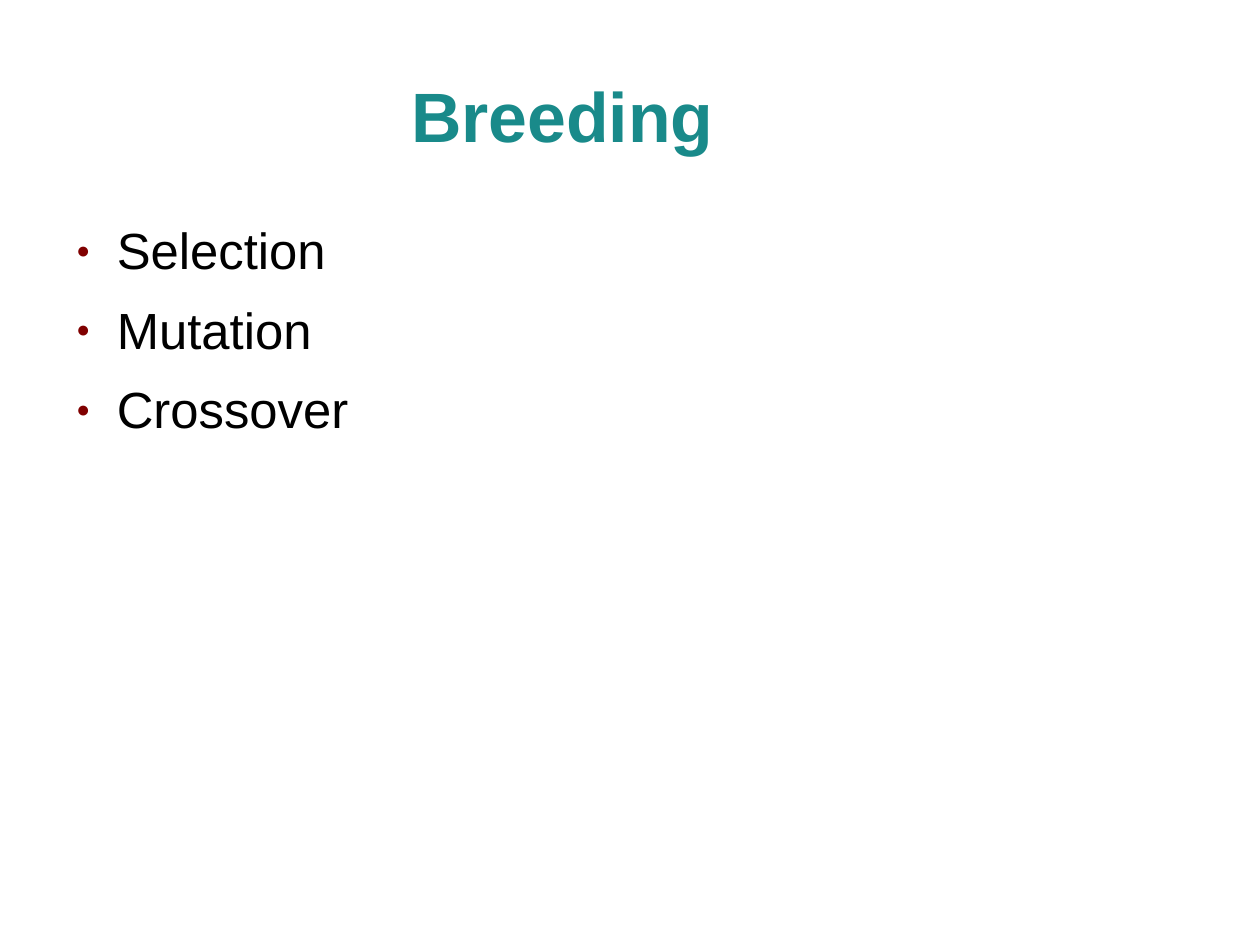
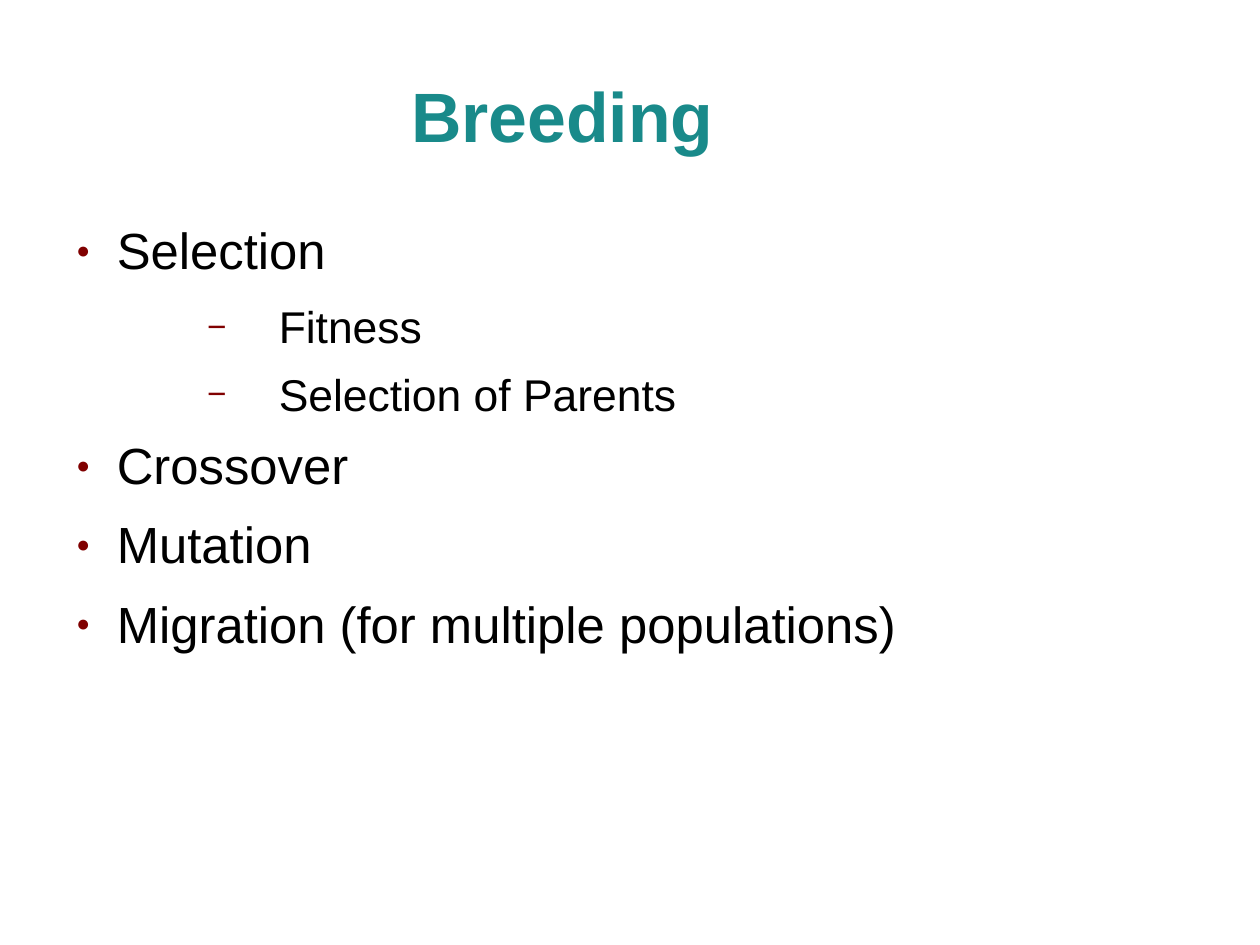
Before and after one commit to craignicol/geneticalgorithmtemplates, a slide deck: slide 5 of talks-and-presentations/techmeetup-glasgow-20090701/GeneticAlgorithms.ppt. Drawn at 1260x945 pixels with LibreOffice and Linux fonts; fonts in the diff are those of the drawing; background and template pictures are left out. Boxes give left, top, right and bottom in pixels: in the first picture for what was removed or moved away, otherwise in the second. Text is boxed around its words. In the diff, an @@ line names an element or a change of style, - is before the commit and + after.

```diff
--- a/talks-and-presentations/techmeetup-glasgow-20090701/GeneticAlgorithms.ppt
+++ b/talks-and-presentations/techmeetup-glasgow-20090701/GeneticAlgorithms.ppt
@@ text at [117, 310, 676, 485]: paragraphs added @@
+  − Fitness
+  − Selection of Parents
+● Crossover
@@ text at [117, 606, 896, 653]: text changed @@
-● Crossover
+● Migration (for multiple populations)
```
Also in this commit, not shown: 2 other slides changed, 2 other files.
